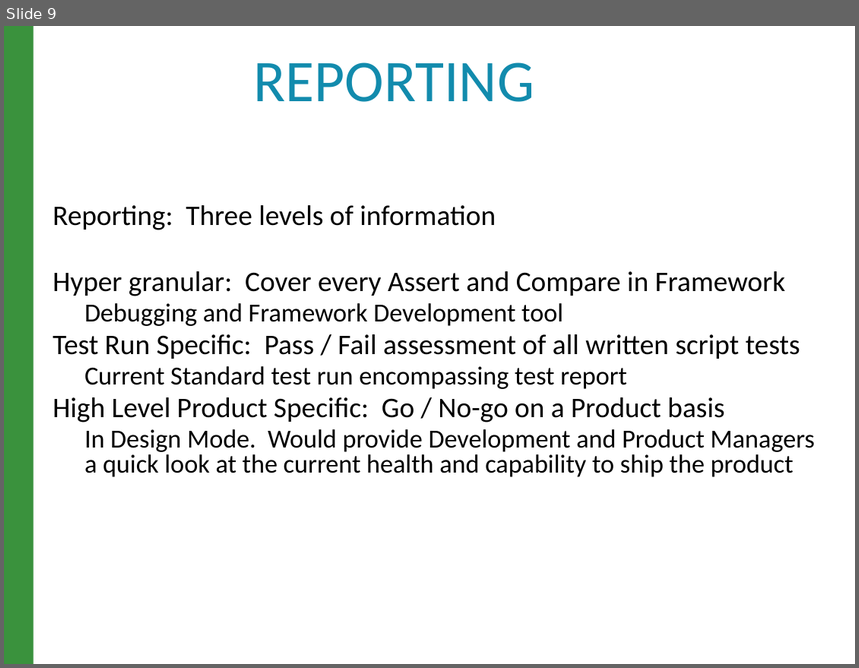
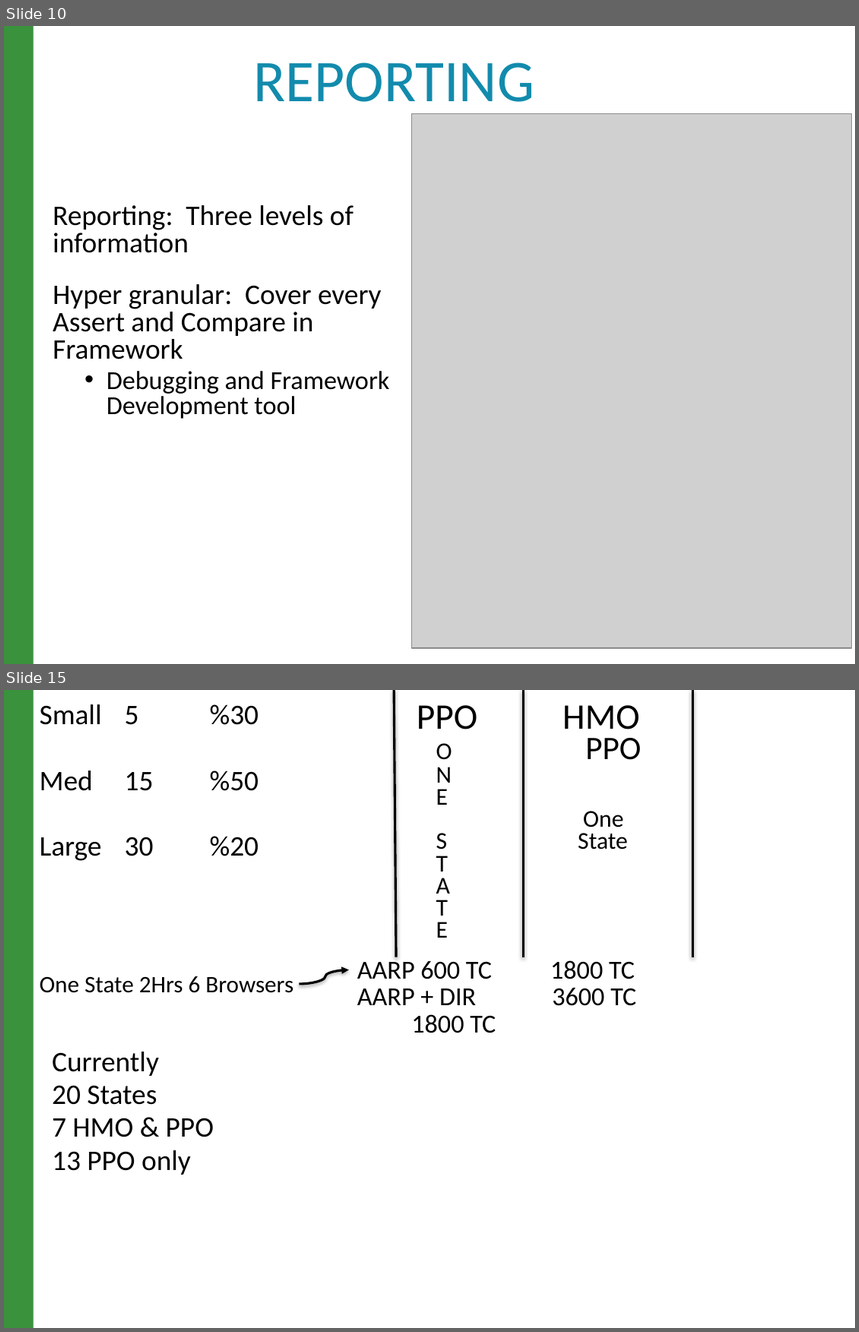
Before and after one commit to raghav9329/mainProf, a slide deck: CurrentWork_Delta/CX_StrategyPowerPoint.pptx. Shown one above the other, each under a label of ours: slide 9 before the commit, slides 10 and 15 after it; the slides between them are not shown. The pictures are 859x668 and 859x1332 pixels, drawn with LibreOffice and Linux fonts; fonts in the diff are those of the drawing; grey boxes stand for pictures. Boxes give left, top, right and bottom in pixels: in the first picture for what was removed or moved away, otherwise in the second. Text is boxed around its words. In the diff, an @@ line names an element or a change of style, - is before the commit and + after.

```diff
--- a/CurrentWork_Delta/CX_StrategyPowerPoint.pptx
+++ b/CurrentWork_Delta/CX_StrategyPowerPoint.pptx
@@ slide 15 added at box(4, 690, 855, 1328), background #FFFFFF; not listed: 1 template element that a slide beside it also shows @@
@@ text added at box(40, 704, 259, 861), 24 pt, text #000000 @@
+Small 5 %30
+Med 15 %50
+Large 30 %20
@@ line added from (394, 690) to (396, 958), #000000 2 pt @@
@@ text added at box(417, 705, 477, 938), 20.4 pt, text #000000 @@
+PPO HMO
+      O PPO
+      N
+      E
+      One
+      S State
+      T
+      A
+      T
+      E
@@ line added from (523, 690) to (523, 958), #000000 2 pt @@
@@ line added from (693, 690) to (693, 958), #000000 2 pt @@
@@ text added at box(357, 958, 635, 1034), 22 pt, text #000000 @@
+AARP 600 TC 1800 TC
+AARP + DIR 3600 TC
+1800 TC
@@ text added at box(40, 977, 294, 993), 20 pt, text #000000 @@
+One State 2Hrs 6 Browsers
@@ curved arrow added from (300, 985) to (349, 970), #000000 2 pt @@
@@ text added at box(52, 1052, 214, 1175), 24 pt, text #000000 @@
+Currently
+20 States
+7 HMO & PPO
+13 PPO only
@@ what was slide 9 is now slide 10 @@
@@ slide 10 changed as well @@
@@ picture added at box(411, 113, 852, 648) @@
@@ text at box(53, 335, 815, 477): paragraphs removed @@
-Test Run Specific: Pass / Fail assessment of all written script tests
-  Current Standard test run encompassing test report
-High Level Product Specific: Go / No-go on a Product basis
-  In Design Mode. Would provide Development and Product Managers a quick look at the current health and capability to ship the product
@@ text at box(107, 371, 390, 419): bullet none to • @@
```
Also in this commit, not shown: 8 other slides changed, 4 other slides added, 3 slides removed, 9 other files.
